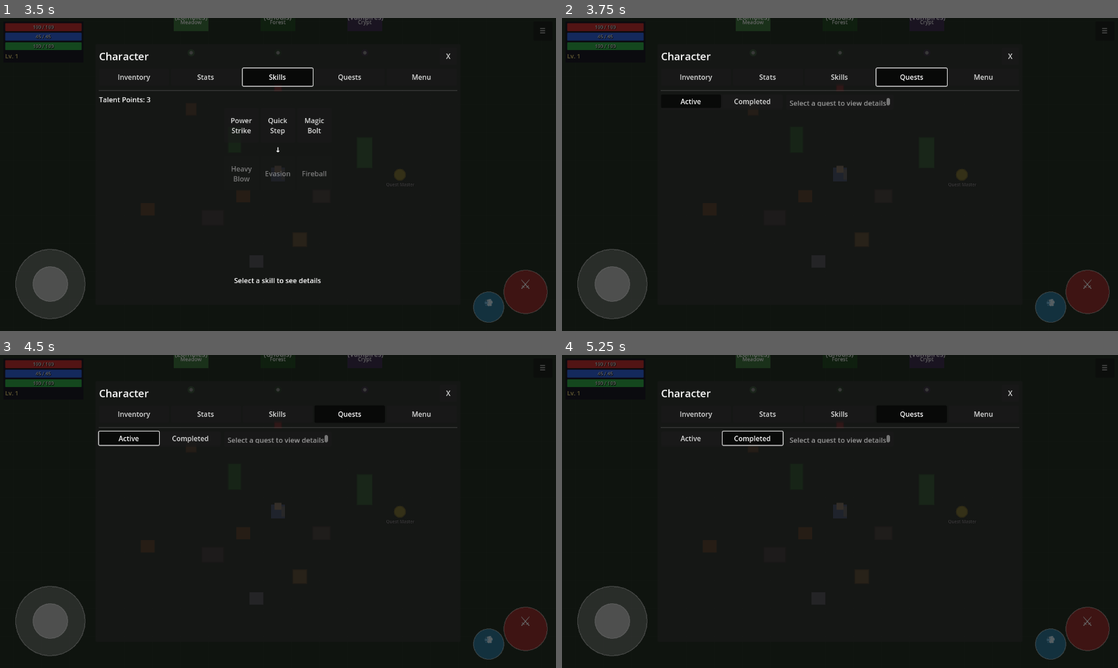
Above: before the commit, frames 1-4 (two rows, left to right).
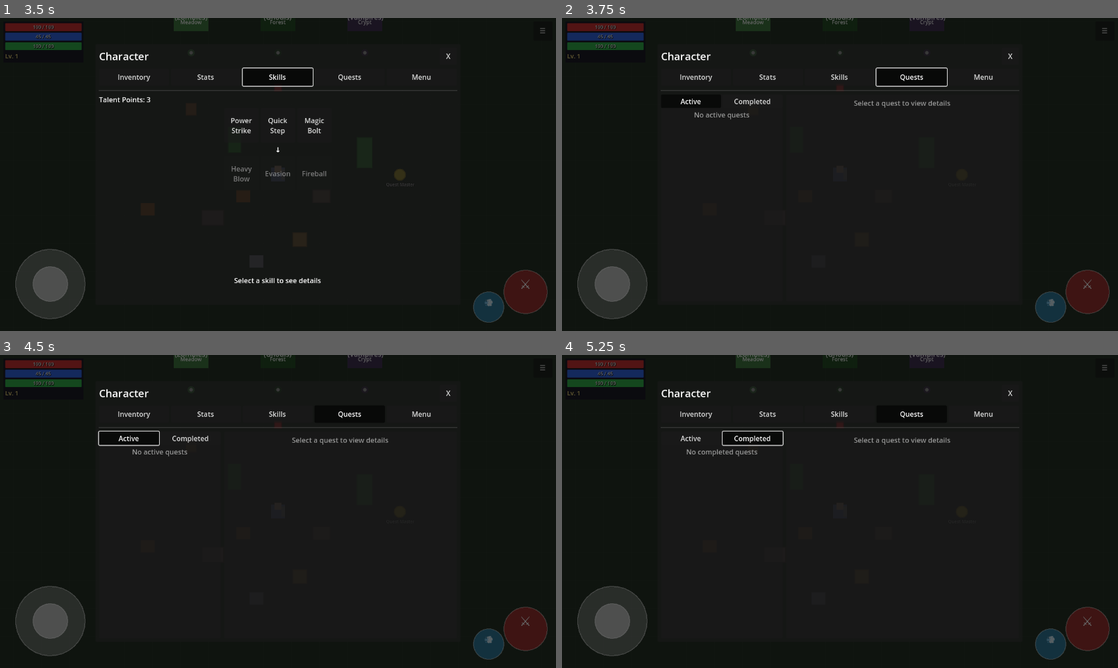
Above: after the commit, the same moments.

Repository: MatousHruska/MobileTestia
Game: Godot game, scene res://scenes/world/test_zone.tscn
Same seed, same stepped clock (60 frames per second), same inputs: the game is played once before the commit and once after it.
Inputs:
- Up to frame 1 (3.5 s): click "☰" at 0.5 s; click "Inventory" at 1.25 s; click "Stats" at 2 s; click "Skills" at 2.75 s
- Up to frame 2 (3.75 s): click "Quests" at 3.5 s
- Up to frame 3 (4.5 s): click "Active" at 4.25 s
- Up to frame 4 (5.25 s): click "Completed" at 5 s

Frame 1 is identical in both runs. In frame 2, 0.3% of the frame differs, in the area x 23-70%, y 25-33%; in frame 3, 0.3%; in frame 4, 0.3%, in the area x 22-70%, y 25-33%.

Commit message:
Fix HBox to use anchors to fill parent Control

Diff:
--- a/scripts/ui/quest/quest_log_panel.gd
+++ b/scripts/ui/quest/quest_log_panel.gd
@@ -61,10 +61,9 @@
 
 
 func _build_ui() -> void:
-	# Main horizontal split
+	# Main horizontal split - use anchors to fill parent Control
 	var hbox := HBoxContainer.new()
-	hbox.size_flags_horizontal = Control.SIZE_EXPAND_FILL
-	hbox.size_flags_vertical = Control.SIZE_EXPAND_FILL
+	hbox.set_anchors_preset(Control.PRESET_FULL_RECT)
 	hbox.add_theme_constant_override("separation", 8)
 	add_child(hbox)
 
